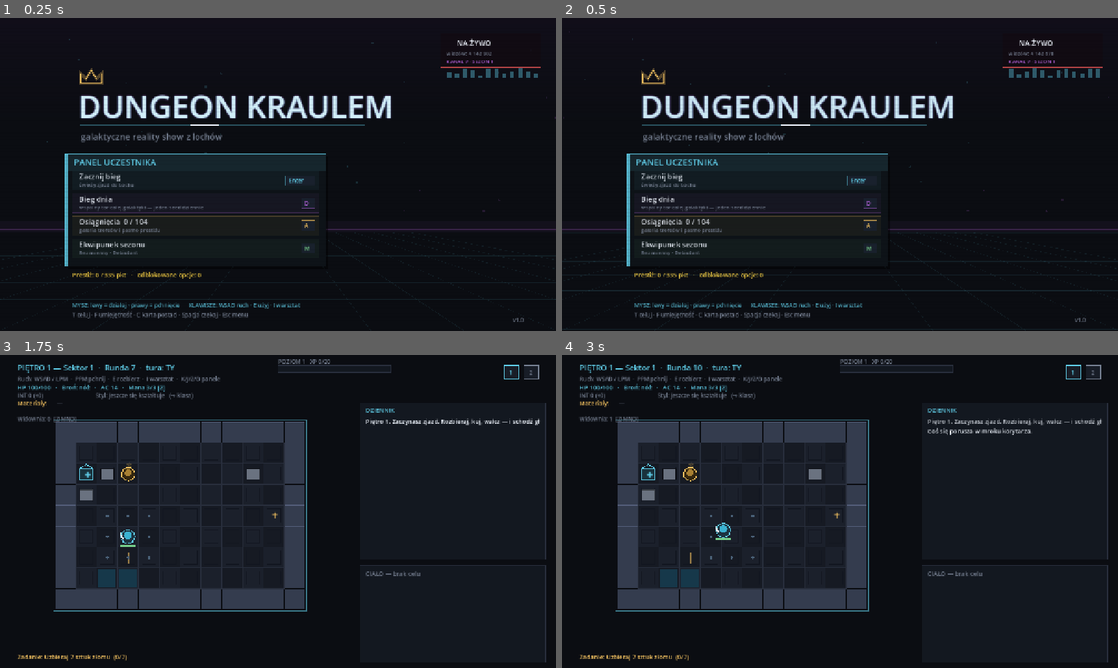
Above: before the commit, frames 1-4 (two rows, left to right).
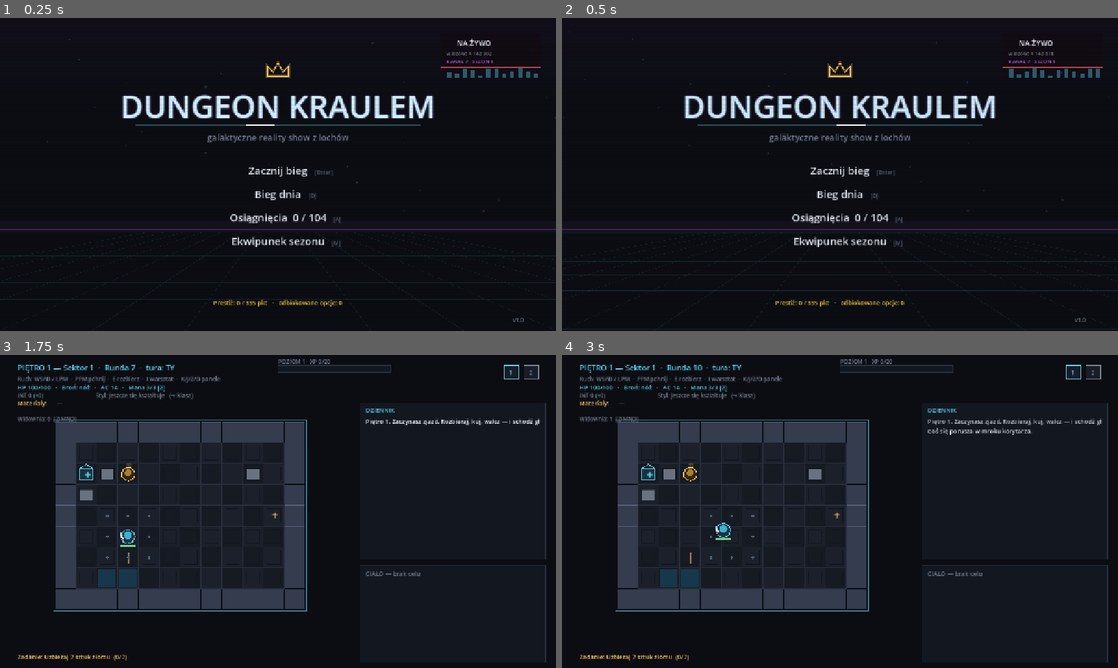
Above: after the commit, the same moments.

Repository: misiumen/crawlergame
Game: Godot game, scene res://scenes/Slice.tscn
The game is run twice, just before and just after one commit, with the same random seed, the same clock (stepped at 60 frames per second) and the same inputs.
Inputs (mouse positions are in pixels of both pictures, inside the frame that each line leads up to):
- Up to frame 1 (0.25 s): no input
- Up to frame 2 (0.5 s): no input
- Up to frame 3 (1.75 s): tap Enter at 0.5, 0.6 s; move the mouse to (400, 495) at 0.52 s; hold D 0.53-1.28 s; click (400, 495) at 0.67 s; tap Space at 0.77, 1.25, 1.52 s; move the mouse to (166, 527) at 1.27 s; hold Down from 1.28 s (still down); tap Keypad Enter at 1.35 s; click (166, 527) at 1.42 s
- Up to frame 4 (3 s): move the mouse to (895, 442) at 2.02 s; release Down at 2.03 s; hold D 2.03-2.78 s; tap Backspace at 2.1 s; click (895, 442) at 2.17 s; tap Enter at 2.75 s; move the mouse to (812, 574) at 2.77 s; hold Up from 2.78 s (still down); tap M at 2.85 s; click (812, 574) at 2.92 s

The runs differ from the first frame. In frame 1, 11% of the frame differs, in the area x 11-78%, y 13-96%; in frame 2, 11%; in frame 3, less than 0.1%; in frame 4, less than 0.1%.

Commit message:
Title v2: centered boxless menu, controls footer removed
Playtest feedback: the row-boxed menu read as a spreadsheet, sat off-center,
and the last row overlapped the panel border; the controls primer cluttered
the bottom.

- Menu is now a classic centered list: no panel, no row borders. Hover =
  soft glow bar, flanking arrow, accent color, and the entry's one-line
  description fading in underneath. Key hints tucked after each label
  (positioned via font string-width, so nothing collides).
- Whole composition centered: crown, glow logo, underline sweep, subtitle,
  menu, career strip. NA ZYWO badge stays top-right.
- Controls primer removed from the title - PORADNIK hints teach in-game.

Gate: 644 GUT checks 0 failed, SMOKE OK, web screenshot-verified, exe +
web zip rebuilt.

Co-Authored-By: Claude Opus 4.8 (1M context) <noreply@anthropic.com>

Diff:
--- a/dungeon-kraulem-godot/scenes/BoardView.gd
+++ b/dungeon-kraulem-godot/scenes/BoardView.gd
@@ -3301,92 +3301,85 @@
 	c.draw_rect(Rect2(1014, 36, 230, 78), Color(COL_RED, 0.75), false, 1.0)
 	if fmod(t, 1.2) < 0.72:
 		c.draw_circle(Vector2(1038, 58), 6.0, COL_RED)
-	c.draw_string(_font, Vector2(1052, 64), "NA ŻYWO",
+	c.draw_string(_font, Vector2(1052, 64), "NA \u017bYWO",
 		HORIZONTAL_ALIGNMENT_LEFT, -1, 17, COL_BRIGHT)
 	var viewers := 4102336 + Achievements.points_total() * 117 + int(sin(t * 0.7) * 1800.0)
-	c.draw_string(_font, Vector2(1028, 86), "widzów: " + _fmt_int(viewers),
+	c.draw_string(_font, Vector2(1028, 86), "widz\u00f3w: " + _fmt_int(viewers),
 		HORIZONTAL_ALIGNMENT_LEFT, -1, 12, COL_DIM)
-	c.draw_string(_font, Vector2(1028, 104), "KANAŁ 7 · SEZON 1",
+	c.draw_string(_font, Vector2(1028, 104), "KANA\u0141 7 \u00b7 SEZON 1",
 		HORIZONTAL_ALIGNMENT_LEFT, -1, 12, Color(COL_PURPLE, 0.95))
 	# tiny audio equalizer under the badge - the broadcast is loud
 	for eb in 12:
 		var eh := 5.0 + absf(sin(t * (2.1 + eb * 0.37) + eb)) * 17.0
 		c.draw_rect(Rect2(1030 + eb * 18, 138 - eh, 10, eh), Color(COL_CYAN, 0.4))
 
-	# Neon crown medallion over the logo.
-	var cw := PackedVector2Array([Vector2(186, 150), Vector2(186, 128), Vector2(198, 140),
-		Vector2(210, 120), Vector2(222, 140), Vector2(234, 128), Vector2(234, 150), Vector2(186, 150)])
+	# Neon crown medallion, centered above the logo.
+	var cw := PackedVector2Array([Vector2(616, 134), Vector2(616, 112), Vector2(628, 124),
+		Vector2(640, 104), Vector2(652, 124), Vector2(664, 112), Vector2(664, 134), Vector2(616, 134)])
 	c.draw_polyline(cw, Color(COL_AMBER, 0.30), 6.0)
 	c.draw_polyline(cw, COL_AMBER, 1.6)
 
-	# Logo: layered neon glow + a nervous studio-light flicker.
+	# Logo, centered: layered neon glow + a nervous studio-light flicker.
 	var flick := 0.86 + 0.14 * sin(t * 9.0) * sin(t * 3.7)
 	for off in [Vector2(-3, 0), Vector2(3, 0), Vector2(0, -2), Vector2(0, 3)]:
-		c.draw_string(_font, Vector2(180, 230) + (off as Vector2), "DUNGEON KRAULEM",
-			HORIZONTAL_ALIGNMENT_LEFT, -1, 72, Color(COL_PURPLE, 0.16))
+		c.draw_string(_font, Vector2(0, 230) + (off as Vector2), "DUNGEON KRAULEM",
+			HORIZONTAL_ALIGNMENT_CENTER, 1280, 72, Color(COL_PURPLE, 0.16))
 	for off in [Vector2(-1.5, 0.0), Vector2(1.5, 1.0)]:
-		c.draw_string(_font, Vector2(180, 230) + (off as Vector2), "DUNGEON KRAULEM",
-			HORIZONTAL_ALIGNMENT_LEFT, -1, 72, Color(COL_CYAN, 0.30 * flick))
-	c.draw_string(_font, Vector2(180, 230), "DUNGEON KRAULEM",
-		HORIZONTAL_ALIGNMENT_LEFT, -1, 72, Color(0.86, 0.97, 1.0, flick))
+		c.draw_string(_font, Vector2(0, 230) + (off as Vector2), "DUNGEON KRAULEM",
+			HORIZONTAL_ALIGNMENT_CENTER, 1280, 72, Color(COL_CYAN, 0.30 * flick))
+	c.draw_string(_font, Vector2(0, 230), "DUNGEON KRAULEM",
+		HORIZONTAL_ALIGNMENT_CENTER, 1280, 72, Color(0.86, 0.97, 1.0, flick))
 	# underline with a light sweeping along it
-	c.draw_rect(Rect2(184, 246, 656, 2), Color(COL_CYAN, 0.35))
-	c.draw_rect(Rect2(184 + fmod(t * 260.0, 590.0), 246, 66, 2), COL_BRIGHT)
-	c.draw_string(_font, Vector2(186, 280), "galaktyczne reality show z lochów",
-		HORIZONTAL_ALIGNMENT_LEFT, -1, 20, COL_DIM)
-
-	# Menu rows (click them, or press the key).
+	c.draw_rect(Rect2(312, 246, 656, 2), Color(COL_CYAN, 0.35))
+	c.draw_rect(Rect2(312 + fmod(t * 260.0, 590.0), 246, 66, 2), COL_BRIGHT)
+	c.draw_string(_font, Vector2(0, 282), "galaktyczne reality show z loch\u00f3w",
+		HORIZONTAL_ALIGNMENT_CENTER, 1280, 20, COL_DIM)
+
+	# Menu: a clean centered list - no boxes. Hover = glow, arrow, and the
+	# entry's one-line description fading in underneath.
 	var has_save := Save.has_save()
 	var lo := MetaCatalog.loadout()
 	var rows: Array = []
 	if has_save:
-		rows.append(["Kontynuuj zjazd", "wracasz na piętro z zapisu", "Enter", "title_continue", COL_CYAN])
+		rows.append(["Kontynuuj zjazd", "wracasz na pi\u0119tro z zapisu", "Enter", "title_continue", COL_CYAN])
 		rows.append(["Nowy bieg", "porzuca obecny zapis", "N", "title_new", COL_AMBER])
 	else:
-		rows.append(["Zacznij bieg", "świeży zjazd do Lochu", "Enter", "title_start", COL_CYAN])
-	rows.append(["Bieg dnia", "wspólny tor całej galaktyki — jeden seed dziennie", "D", "title_daily", COL_PURPLE])
-	rows.append(["Osiągnięcia  %d / %d" % [Achievements.count_unlocked(), Achievements.total()],
-		"galeria trofeów i pasmo prestiżu", "A", "ach_open", COL_AMBER])
-	rows.append(["Ekwipunek sezonu", "%s · %s" % [
+		rows.append(["Zacznij bieg", "\u015bwie\u017cy zjazd do Lochu", "Enter", "title_start", COL_CYAN])
+	rows.append(["Bieg dnia", "wsp\u00f3lny tor ca\u0142ej galaktyki \u2014 jeden seed dziennie", "D", "title_daily", COL_PURPLE])
+	rows.append(["Osi\u0105gni\u0119cia  %d / %d" % [Achievements.count_unlocked(), Achievements.total()],
+		"galeria trofe\u00f3w i pasmo presti\u017cu", "A", "ach_open", COL_AMBER])
+	rows.append(["Ekwipunek sezonu", "%s \u00b7 %s" % [
 		MetaCatalog.def_of(lo["species"]).get("label", "?"),
 		MetaCatalog.def_of(lo["origin"]).get("label", "?")], "M", "meta_open", COL_GREEN])
-	var py := 312.0
-	var phh := rows.size() * 52.0 + 52.0
-	var pr := Rect2(150, py, 600, phh)
-	_panel(c, pr, COL_CYAN, "PANEL UCZESTNIKA")
-	var y := py + 40.0
+	var y := 360.0
 	for row in rows:
-		var rc := Rect2(pr.position.x + 16, y, pr.size.x - 32, 44)
+		var label: String = str(row[0])
+		var ac: Color = row[4]
+		var rc := Rect2(400, y - 26, 480, 50)
 		var hov := _hover(rc)
-		var ac: Color = row[4]
-		c.draw_rect(rc, Color(ac, 0.16 if hov else 0.05))
-		c.draw_rect(rc, Color(ac, 0.9 if hov else 0.25), false, 1.0)
+		var lw: float = _font.get_string_size(label, HORIZONTAL_ALIGNMENT_LEFT, -1, 24).x
 		if hov:
-			c.draw_rect(Rect2(rc.position.x, rc.position.y, 3, rc.size.y), ac)
-		c.draw_string(_font, Vector2(rc.position.x + 16 + (4.0 if hov else 0.0), y + 19), str(row[0]),
-			HORIZONTAL_ALIGNMENT_LEFT, -1, 17, COL_BRIGHT if hov else Color(COL_BRIGHT, 0.88))
-		c.draw_string(_font, Vector2(rc.position.x + 16, y + 36), str(row[1]),
-			HORIZONTAL_ALIGNMENT_LEFT, -1, 12, COL_DIM)
-		var kw := 22.0 + str(row[2]).length() * 9.0
-		var kr := Rect2(rc.position.x + rc.size.x - kw - 10, y + 10, kw, 24)
-		c.draw_rect(kr, Color(0.10, 0.13, 0.18, 0.9))
-		c.draw_rect(kr, Color(ac, 0.6), false, 1.0)
-		c.draw_string(_font, Vector2(kr.position.x + 8, kr.position.y + 17), str(row[2]),
-			HORIZONTAL_ALIGNMENT_LEFT, -1, 13, ac)
+			# soft glow bar + arrows flanking the hovered entry
+			c.draw_rect(Rect2(640 - lw / 2.0 - 70, y - 22, lw + 140, 32), Color(ac, 0.08))
+			c.draw_string(_font, Vector2(640 - lw / 2.0 - 42, y), "\u25b6",
+				HORIZONTAL_ALIGNMENT_LEFT, -1, 17, ac)
+			c.draw_string(_font, Vector2(0, y + 1), label,
+				HORIZONTAL_ALIGNMENT_CENTER, 1280, 24, Color(ac, 0.45))
+		c.draw_string(_font, Vector2(0, y), label,
+			HORIZONTAL_ALIGNMENT_CENTER, 1280, 24, ac if hov else Color(COL_BRIGHT, 0.92))
+		# key hint, tucked after the label
+		c.draw_string(_font, Vector2(640 + lw / 2.0 + 16, y), "[%s]" % str(row[2]),
+			HORIZONTAL_ALIGNMENT_LEFT, -1, 13, Color(ac, 0.8) if hov else Color(COL_DIM, 0.7))
+		if hov:
+			c.draw_string(_font, Vector2(0, y + 22), str(row[1]),
+				HORIZONTAL_ALIGNMENT_CENTER, 1280, 12, COL_DIM)
 		_zone(rc, str(row[3]))
-		y += 52.0
-	c.draw_string(_font, Vector2(166, py + phh + 24),
-		"Prestiż: %d / %d pkt   ·   odblokowane opcje: %d" % [
+		y += 54.0
+	# career strip, centered under the menu
+	c.draw_string(_font, Vector2(0, 660),
+		"Presti\u017c: %d / %d pkt   \u00b7   odblokowane opcje: %d" % [
 			MetaCatalog.available_prestige(), Achievements.points_total(), Meta.unlocked_count()],
-		HORIZONTAL_ALIGNMENT_LEFT, -1, 14, ACH_TIER_COL["gold"])
-
-	# Controls primer (mouse-first) + version.
-	c.draw_string(_font, Vector2(166, 666),
-		"MYSZ: lewy = działaj · prawy = pchnięcie      KLAWISZE: WSAD ruch · E użyj · I warsztat",
-		HORIZONTAL_ALIGNMENT_LEFT, -1, 13, Color(COL_CYAN, 0.85))
-	c.draw_string(_font, Vector2(166, 688),
-		"T celuj · F umiejętność · C karta postaci · Spacja czekaj · Esc menu",
-		HORIZONTAL_ALIGNMENT_LEFT, -1, 13, COL_DIM)
+		HORIZONTAL_ALIGNMENT_CENTER, 1280, 14, ACH_TIER_COL["gold"])
 	c.draw_string(_font, Vector2(1180, 700), "v" + VERSION,
 		HORIZONTAL_ALIGNMENT_LEFT, -1, 13, COL_DIM)
 	# CRT scanlines over everything - the broadcast look.
